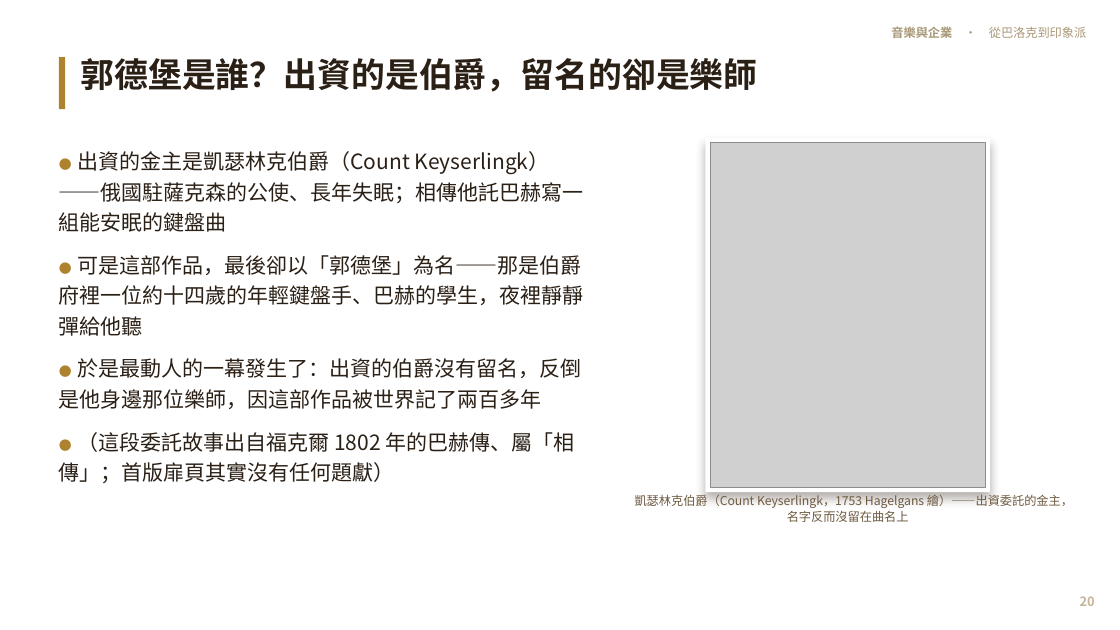
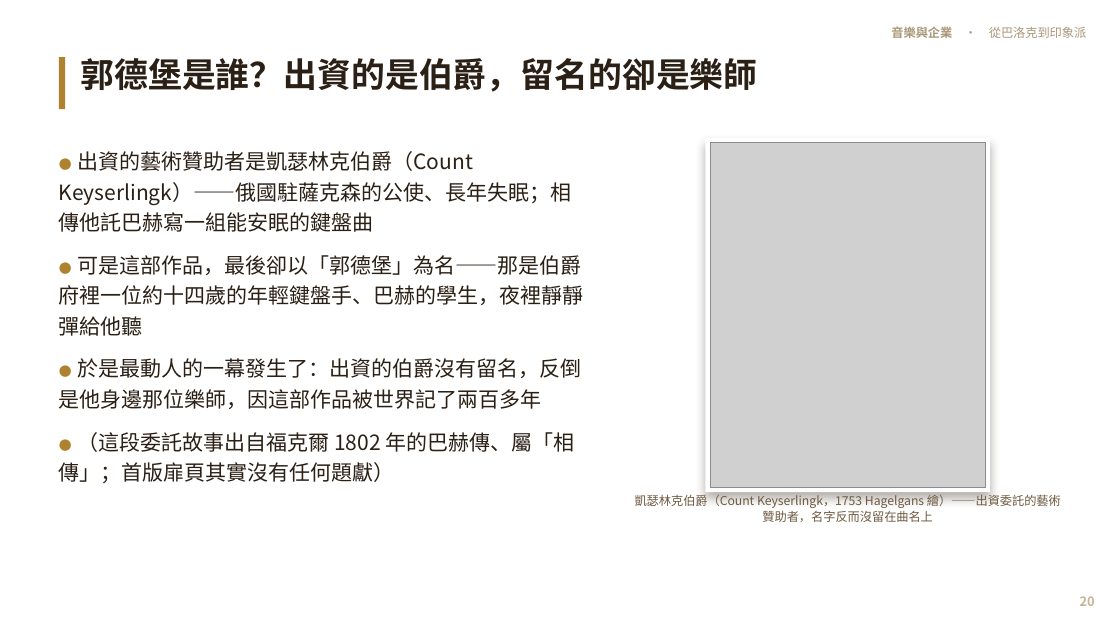
Before and after one commit to kblab2024/music-business-lecture, a slide deck: slide 20 of docs/downloads/音樂與企業-投影片.pptx. Drawn at 1120x630 pixels with LibreOffice and Linux fonts; fonts in the diff are those of the drawing; grey boxes stand for pictures. Boxes give left, top, right and bottom in pixels: in the first picture for what was removed or moved away, otherwise in the second. Text is boxed around its words. In the diff, an @@ line names an element or a change of style, - is before the commit and + after.

```diff
--- a/docs/downloads/音樂與企業-投影片.pptx
+++ b/docs/downloads/音樂與企業-投影片.pptx
@@ text at (59,151,572,232): text changed @@
-● 出資的金主是凱瑟林克伯爵（Count Keyserlingk）——俄國駐薩克森的公使、長年失眠；相傳他託巴赫寫一組能安眠的鍵盤曲
+● 出資的藝術贊助者是凱瑟林克伯爵（Count Keyserlingk）——俄國駐薩克森的公使、長年失眠；相傳他託巴赫寫一組能安眠的鍵盤曲
@@ text at (635,492,1061,522): text changed @@
-凱瑟林克伯爵（Count Keyserlingk，1753 Hagelgans 繪）——出資委託的金主，名字反而沒留在曲名上
+凱瑟林克伯爵（Count Keyserlingk，1753 Hagelgans 繪）——出資委託的藝術贊助者，名字反而沒留在曲名上
```
Also in this commit, not shown: 13 other slides changed, 7 other files.
